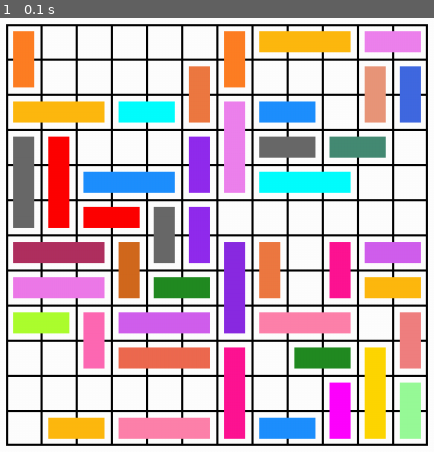
Above: before the commit, frame 1.
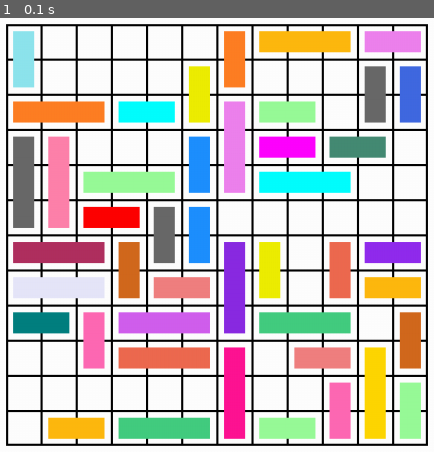
Above: after the commit, the same moment.

Repository: pluumenbrownie/rush_hour
Game: pygame game, started from code/pygame_rushhour.py
Same seed, same stepped clock (60 frames per second), same inputs: the game is played once before the commit and once after it.
Inputs:
- Up to frame 1 (0.1 s): no input

The runs differ from the first frame. In frame 1, 17% of the frame differs, in the area x 2-98%, y 2-98%.

Commit message:
debugged

Diff:
--- a/code/main.py
+++ b/code/main.py
@@ -34,6 +34,8 @@
             file.write(f"{value}\n")
 
 if __name__ == '__main__':
+
+
     game = RushHour(6, "gameboards/Rushhour6x6_test.csv")
     # game = RushHour(6, "gameboards/Rushhour6x6_1.csv")
     # game = RushHour(12, "gameboards/Rushhour12x12_7.csv")
@@ -53,6 +55,8 @@
      # Run this if you want to run the greedy3 (Dionne's implementation) algorithm
     # greedy3_algorithm = Greedy3(game)
     # greedy3_algorithm.solve()
+
+    # Make a plot of an histogram
     board = "6x6_1"
     determine_random_solution(6, board, 2000)
     histogram_plot(board)
--- a/code/pygame_rushhour.py
+++ b/code/pygame_rushhour.py
@@ -34,14 +34,10 @@
         """
         vehicles = self.get_vehicles()
 
-        red_used = False
-
         # Assign vehicles a color
         for vehicle in vehicles.values():
-            if vehicle.id == "X" and not red_used:
+            if vehicle.id == "X":
                 vehicle.color = "red"
-                red_used = True
-                COLOR_NAMES.remove("red")
             else:
                 vehicle.color = rd.choice(COLOR_NAMES)
 
--- a/code/visualisation/customcolors.py
+++ b/code/visualisation/customcolors.py
@@ -43,5 +43,4 @@
     "sienna2": (238, 121, 66, 255),
     "seagreen3": (67, 205, 128, 255),
     "palevioletred1": (255, 130, 171, 255),
-    "red": (255, 0, 0, 255),
 }
